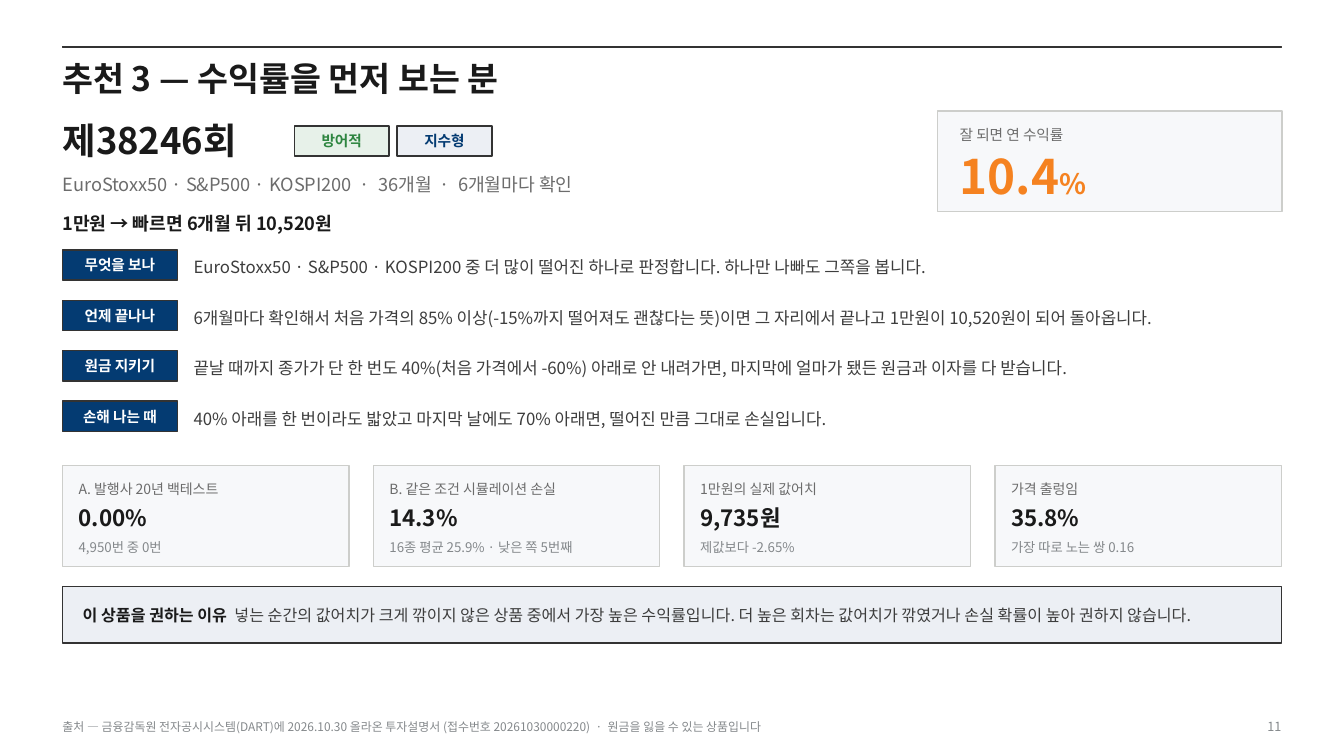
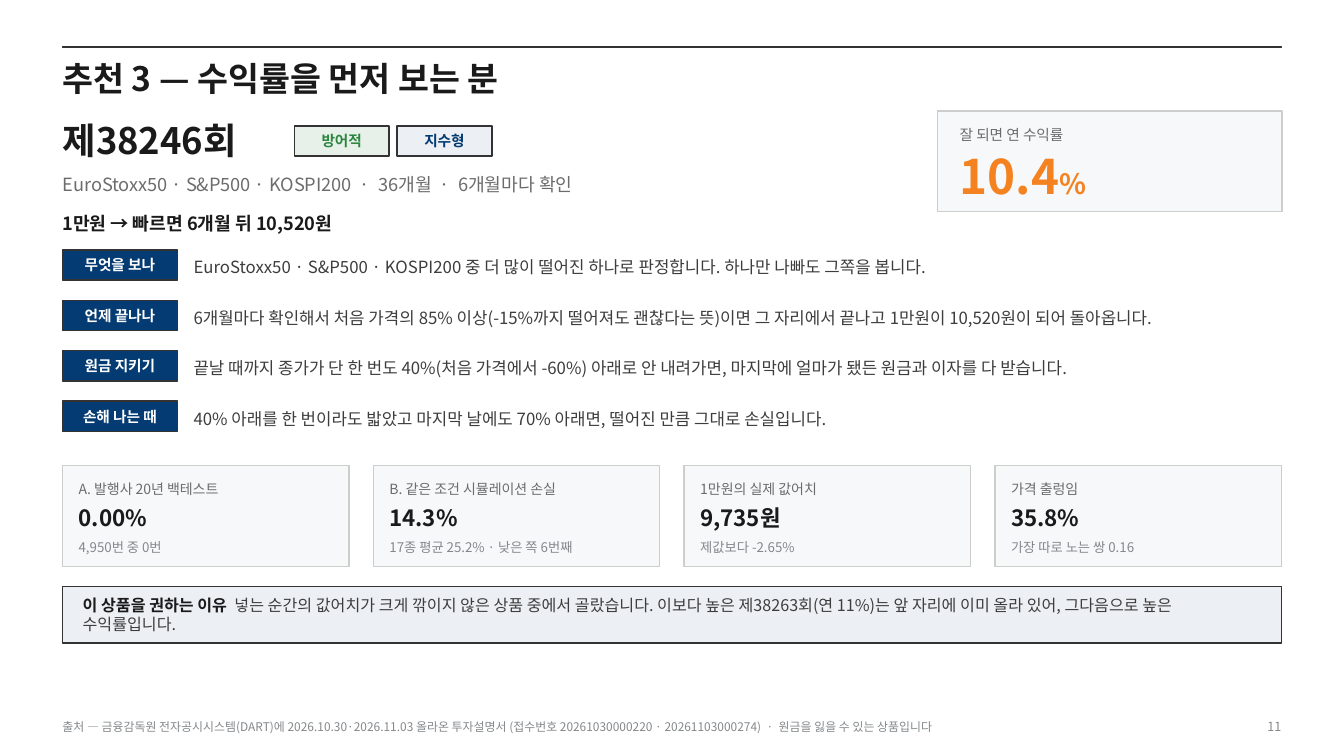
Before and after one commit to hanaroline/work_1, a slide deck: slide 11 of els-analysis-deck.pptx. Drawn at 1344x756 pixels with LibreOffice and Linux fonts; fonts in the diff are those of the drawing. Boxes give left, top, right and bottom in pixels: in the first picture for what was removed or moved away, otherwise in the second. Text is boxed around its words. In the diff, an @@ line names an element or a change of style, - is before the commit and + after.

```diff
--- a/els-analysis-deck.pptx
+++ b/els-analysis-deck.pptx
@@ text at bbox=[389, 541, 573, 553]: text changed @@
-16종 평균 25.9% · 낮은 쪽 5번째
+17종 평균 25.2% · 낮은 쪽 6번째
@@ text at bbox=[83, 597, 1172, 632]: text changed @@
-이 상품을 권하는 이유 넣는 순간의 값어치가 크게 깎이지 않은 상품 중에서 가장 높은 수익률입니다. 더 높은 회차는 값어치가 깎였거나 손실 확률이 높아 권하지 않습니다.
+이 상품을 권하는 이유 넣는 순간의 값어치가 크게 깎이지 않은 상품 중에서 골랐습니다. 이보다 높은 제38263회(연 11%)는 앞 자리에 이미 올라 있어, 그다음으로 높은 수익률입니다.
@@ text at bbox=[62, 721, 932, 733]: text changed @@
-출처 — 금융감독원 전자공시시스템(DART)에 2026.10.30 올라온 투자설명서 (접수번호 20261030000220) · 원금을 잃을 수 있는 상품입니다
+출처 — 금융감독원 전자공시시스템(DART)에 2026.10.30·2026.11.03 올라온 투자설명서 (접수번호 20261030000220 · 20261103000274) · 원금을 잃을 수 있는 상품입니다
```
Also in this commit, not shown: 15 other slides changed, 24 other files.
